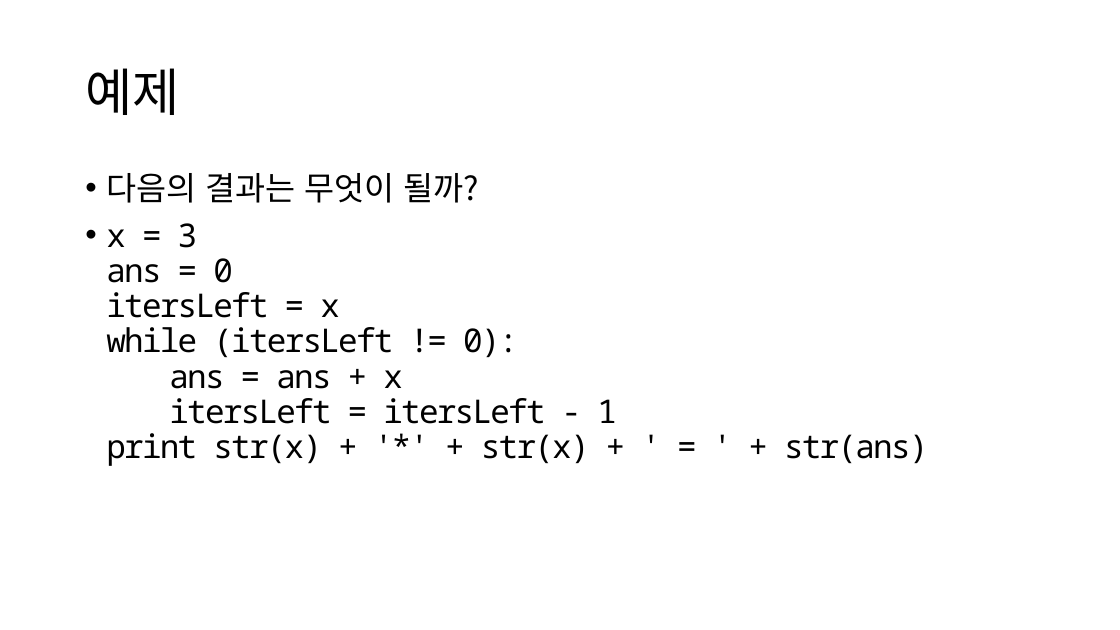
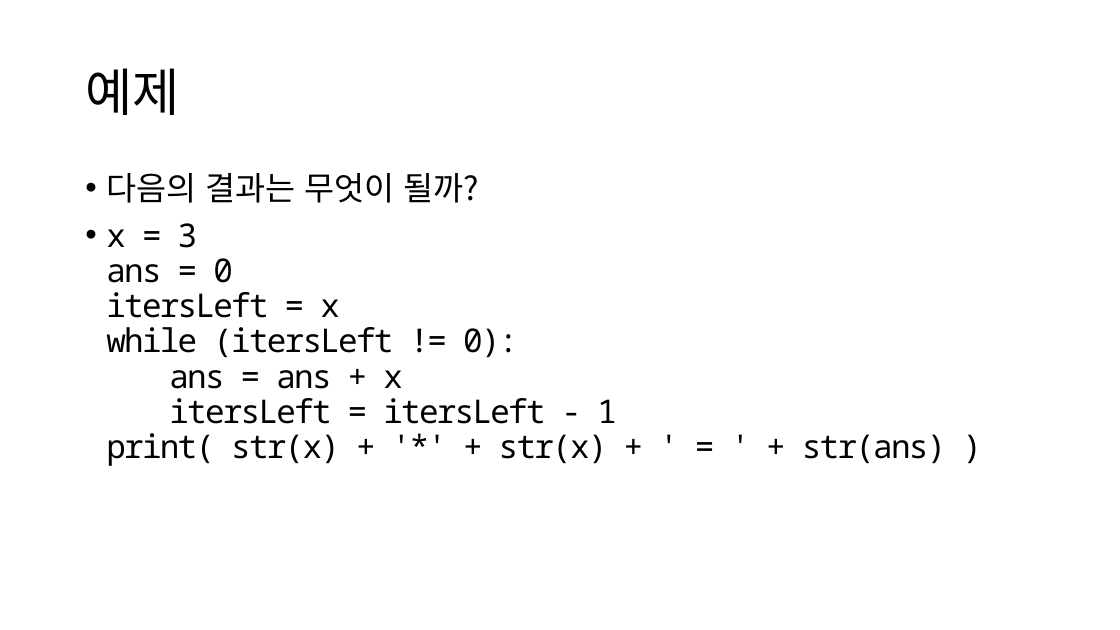
Before and after one commit to ksublee/SPuP, a slide deck: slide 20 of ppt/Python_3_조건문.pptx. Drawn at 1120x630 pixels with LibreOffice and Linux fonts; fonts in the diff are those of the drawing. Boxes give left, top, right and bottom in pixels: in the first picture for what was removed or moved away, otherwise in the second. Text is boxed around its words. In the diff, an @@ line names an element or a change of style, - is before the commit and + after.

```diff
--- a/ppt/Python_3_조건문.pptx
+++ b/ppt/Python_3_조건문.pptx
@@ text at (106,223,946,466): text changed @@
-• x = 3
-  ans = 0
-  itersLeft = x
-  while (itersLeft != 0):
-  ans = ans + x
-  itersLeft = itersLeft - 1
-  print str(x) + '*' + str(x) + ' = ' + str(ans)
+• x = 3
+  ans = 0
+  itersLeft = x
+  while (itersLeft != 0):
+  ans = ans + x
+  itersLeft = itersLeft - 1
+  print( str(x) + '*' + str(x) + ' = ' + str(ans) )
```
Also in this commit, not shown: 22 other slides changed, 3 other files.
